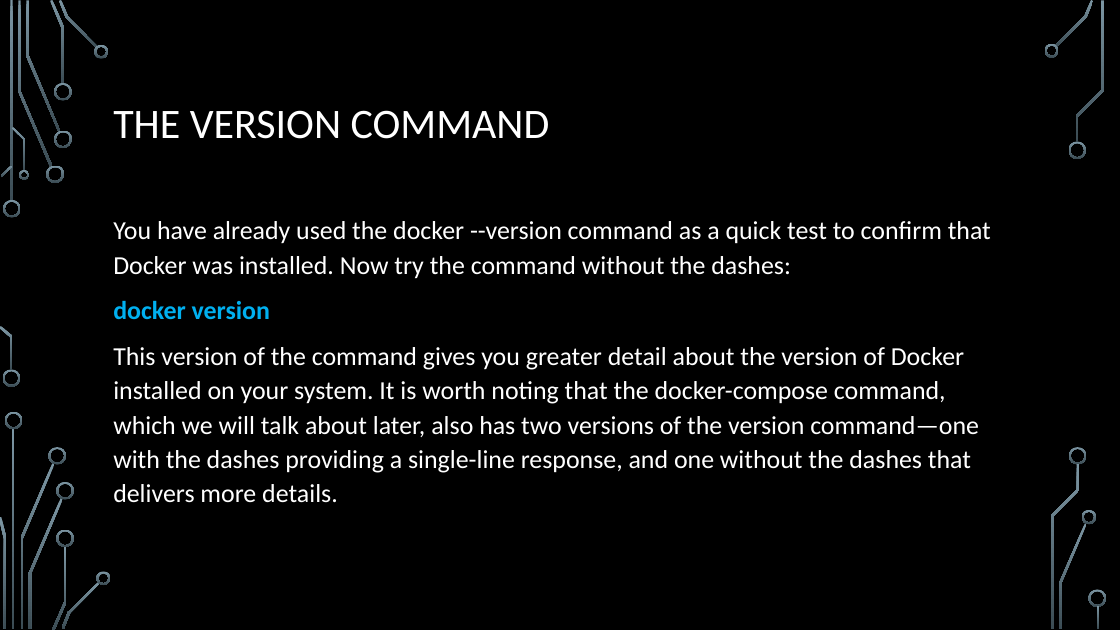
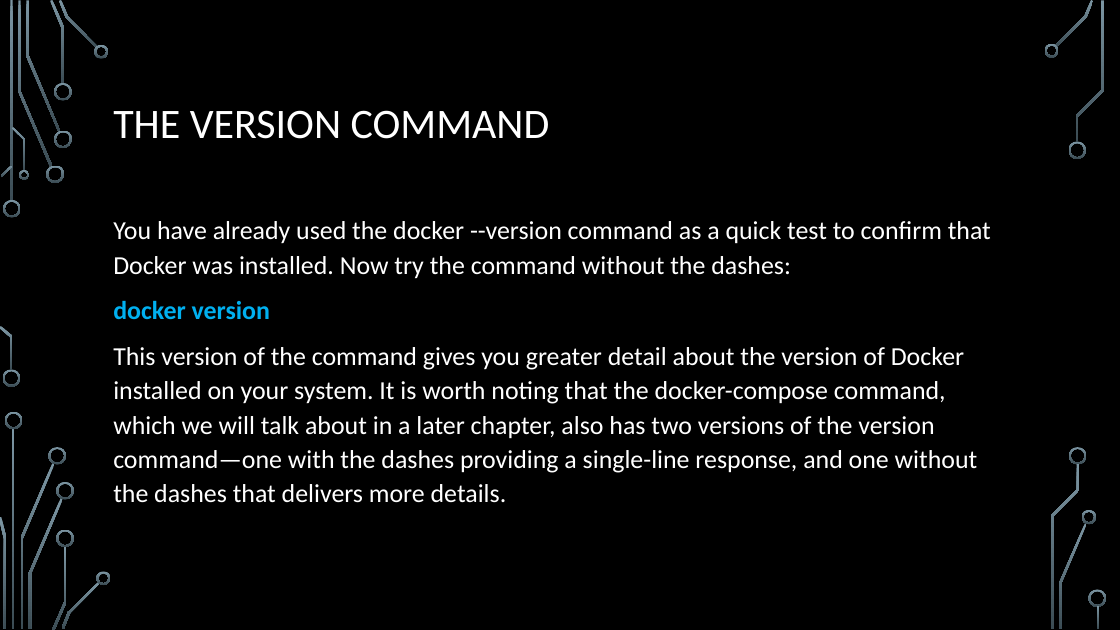
Before and after one commit to EarlWaud/LiveDockerTraining, a slide deck: slide 8 of Chapter 02 - Learning Docker Commands.pptx. Drawn at 1120x630 pixels with LibreOffice and Linux fonts; fonts in the diff are those of the drawing; background and template pictures are left out. Boxes give left, top, right and bottom in pixels: in the first picture for what was removed or moved away, otherwise in the second. Text is boxed around its words. In the diff, an @@ line names an element or a change of style, - is before the commit and + after.

Commit message:
Chapter 02

```diff
--- a/Chapter 02 - Learning Docker Commands.pptx
+++ b/Chapter 02 - Learning Docker Commands.pptx
@@ text at (113, 347, 978, 503): text changed @@
-This version of the command gives you greater detail about the version of Docker installed on your system. It is worth noting that the docker-compose command, which we will talk about later, also has two versions of the version command—one with the dashes providing a single-line response, and one without the dashes that delivers more details.
+This version of the command gives you greater detail about the version of Docker installed on your system. It is worth noting that the docker-compose command, which we will talk about in a later chapter, also has two versions of the version command—one with the dashes providing a single-line response, and one without the dashes that delivers more details.
```
Also in this commit, not shown: 3 other slides changed.
